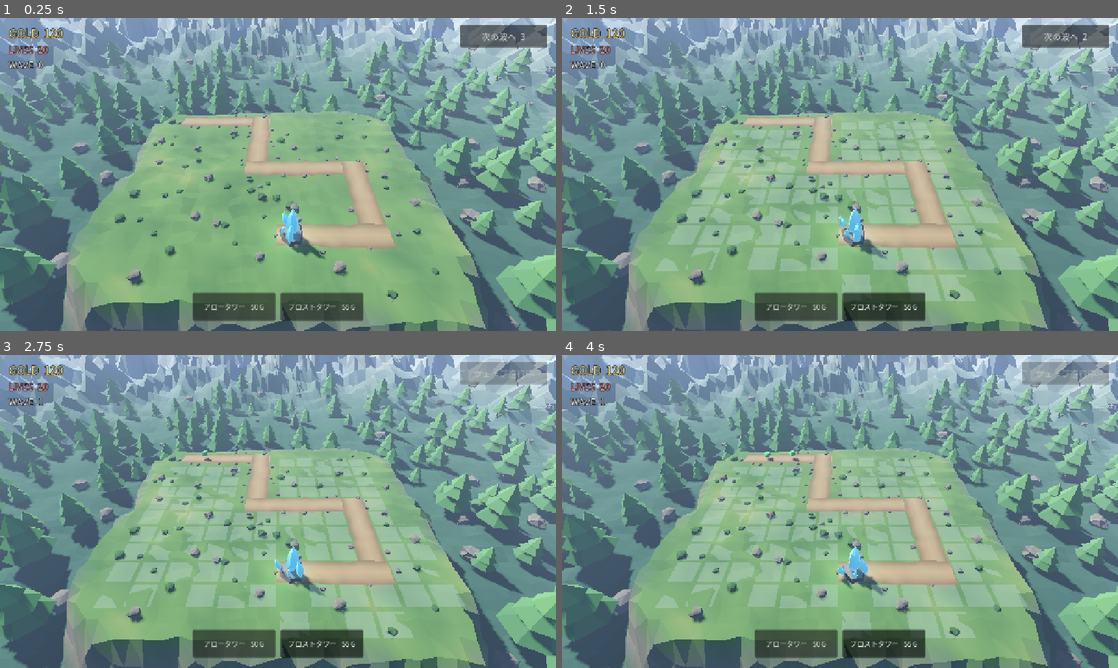
Above: before the commit, frames 1-4 (two rows, left to right).
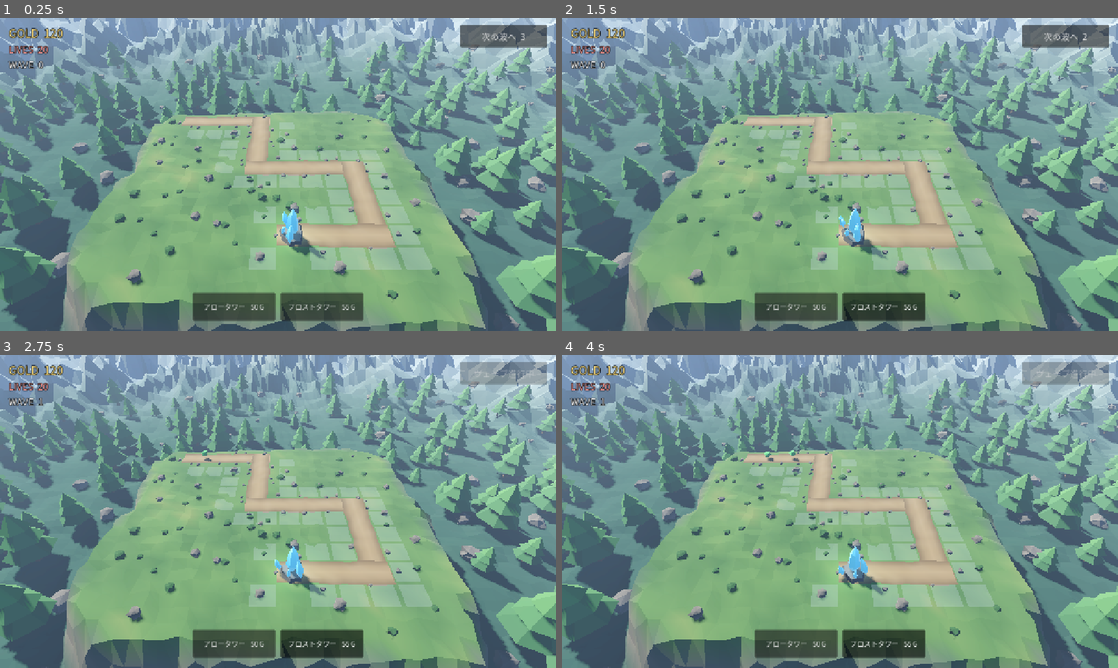
Above: after the commit, the same moments.

Repository: itsuki117/towerdefense
Game: Godot game, scene res://scenes/main.tscn
The game is run twice, just before and just after one commit, with the same random seed, the same clock (stepped at 60 frames per second) and the same inputs.
Inputs:
- Up to frame 1 (0.25 s): no input
- Up to frame 2 (1.5 s): click "アロータワー 50 G" at 0.5 s; click "フロストタワー 55 G" at 1.25 s
- Up to frame 3 (2.75 s): click "次の波へ 2" at 2 s
- Up to frame 4 (4 s): click "アロータワー 50 G" at 2.75 s; click "フロストタワー 55 G" at 3.5 s

The runs differ from the first frame. In frame 1, 4.9% of the frame differs, in the area x 33-78%, y 33-81%; in frame 2, 7.0%, in the area x 16-84%, y 32-91%; in frame 3, 7.0%; in frame 4, 7.0%.

Commit message:
タワーを道沿い 1 マスにだけ置けるようにし、盤面は出しっぱなしにする
高台じゅうに置けると、射程の届かない奥にも建てられてしまい、盤面が広いだけで
選ぶ楽しさにならなかった。置ける範囲を道沿いの 1 マスぶんに絞る。
ステージ 1 で 90 マス → 33 マス。

上限に「マスの半分」を足しているのは、道がマスの線に重なっているかどうかで帯の幅が
変わらないようにするため。道がマスの中心線上にあるときは距離 2.0 の列だけ、
半マスずれているときは距離 3.0 の列だけが残り、どちらでも 1 列になる。

マスが絞られて画面の邪魔にならなくなったので、盤面は常に出しておく。
「どこに置けるか」を探さずに済む。タワー選択に連動するのはカーソルの光だけにした。

バランスは易しい方向へ動いた（§16.4-6 で取り直す前提の変化なので数値は触っていない）:

  3 本  … 波 5 で敗北 → 波 6 で敗北
  10 本 … クリア・ライフ 15 残し → クリア・ライフ 12 残し

Co-Authored-By: Claude Opus 5 <noreply@anthropic.com>

Diff:
--- a/scripts/build_grid.gd
+++ b/scripts/build_grid.gd
@@ -4,7 +4,11 @@
 ##
 ## v1.0 は設置マスを手で 10 個置いていたが、置ける場所を決め打ちすると
 ## ステージを増やすたびに座標を用意することになる。地形（高台の内側か）と
-## 道（近すぎないか）から機械的に出せば、道を描くだけでマスが付いてくる。
+## 道（近すぎず、離れすぎていないか）から機械的に出せば、
+## 道を描くだけでマスが付いてくる。
+##
+## 置けるのは**道沿いの 1 マスぶん**だけ。高台じゅうに置けるようにすると、
+## 射程の届かない奥にも建てられてしまい、盤面が広いだけで選ぶ楽しさにならない。
 ##
 ## マスに対応するノードは作らない。100 マス近くあるので Area3D を並べると
 ## 重くなるし、当たり判定も要らない（クリック位置は地面との交点から割り出す）。
@@ -14,6 +18,12 @@
 const CELL := 2.0
 ## 道の中心線から空ける距離。道の半幅 1.05 ＋ 土台 0.8 に余裕を足した値。
 const ROAD_CLEARANCE := 2.0
+## 道の中心線からここまでしか置けない。**道沿い 1 マスぶんだけ**にするための上限。
+##
+## マスの半分を足しているのは、道がマスの線に重なっているかどうかで
+## 帯の幅が変わってしまうため。道がマスの中心線上にあるときは距離 2.0 の列だけ、
+## 半マスずれているときは距離 3.0 の列だけが残り、どちらでも 1 列になる。
+const ROAD_MAX_DISTANCE := ROAD_CLEARANCE + CELL * 0.5
 ## 高台の輪郭から内側へこれだけ入っていないと置けない。
 ## 崖の肩に建てると足元が斜面になって浮いて見える。
 const PLATEAU_MARGIN := 1.8
@@ -56,8 +66,10 @@
 				continue
 			if Vector2(point.x - goal.x, point.z - goal.z).length() < BASE_CLEARANCE:
 				continue
+			# 道から離れたマスは置けない。射程の届かない奥に建てられても
+			# 意味が無く、盤面が広いだけで選ぶ楽しさにならない。
 			var road_distance := _distance_to_road(point, road)
-			if road_distance < ROAD_CLEARANCE:
+			if road_distance < ROAD_CLEARANCE or road_distance > ROAD_MAX_DISTANCE:
 				continue
 			point.y = terrain.height_at(point.x, point.z)
 			cells.append(cell)
--- a/scripts/build_grid_view.gd
+++ b/scripts/build_grid_view.gd
@@ -1,11 +1,12 @@
 extends Node3D
 ## 置けるマスの見せ方。盤面そのもの（BuildGrid）は Level が持っている。
 ##
-## 100 マス近くを常に光らせると画面が読めなくなるので、**タワーを選んでいる間だけ**
-## 出す。選んでいないときは地形と道だけが見えている状態に戻す。
+## 置けるのは道沿いの 1 マスぶんだけなので、**盤面は常に出しておく**。
+## 数が絞られていて画面の邪魔にならず、出しっぱなしのほうが
+## 「どこに置けるか」を探さずに済む。カーソルの光だけがタワー選択に連動する。
 ##
 ## マスは MultiMesh で一度に描く。マスごとにノードを作るとステージを切り替える
-## たびに 100 個作り直すことになるうえ、当たり判定も要らない
+## たびに作り直すことになるうえ、当たり判定も要らない
 ## （クリック位置は地面との交点から割り出している）。
 
 ## マスの板の大きさ。マスいっぱいだと隣とくっついて格子に見えないので少し縮める。
@@ -33,7 +34,6 @@
 	_pads = MultiMeshInstance3D.new()
 	_pads.name = "Pads"
 	_pads.material_override = _make_material(COLOR_FREE)
-	_pads.visible = false
 	add_child(_pads)
 
 	_cursor_material = _make_material(COLOR_VALID)
@@ -48,13 +48,6 @@
 	if level != null:
 		_grid = level.grid
 	_rebuild_pads()
-
-
-## 置けるマスの表示を切り替える。タワーを選んだときだけ true。
-func set_cells_visible(value: bool) -> void:
-	_pads.visible = value
-	if not value:
-		_cursor.visible = false
 
 
 ## カーソルを 1 マスに合わせる。buildable が false なら赤く出す。
--- a/scripts/build_manager.gd
+++ b/scripts/build_manager.gd
@@ -58,9 +58,6 @@
 	if _selected == data:
 		return
 	_selected = data
-	# 置けるマスは選んでいる間だけ見せる。常に光らせると画面が読めなくなる。
-	if _view != null:
-		_view.set_cells_visible(_selected != null)
 	selection_changed.emit(_selected)
 
 
Not shown, changed: README.md
Not shown, changed: docs/GDD.md
